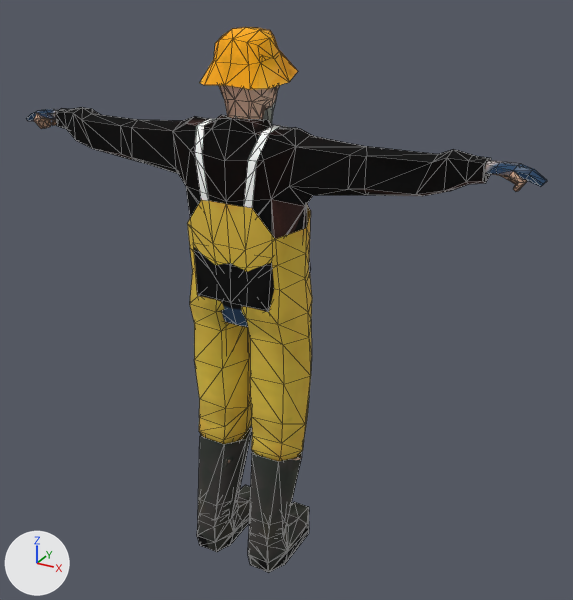
Two versions of the glTF model entities/characters/rig/character.glb, one commit apart.
Both versions are drawn from a 50 mm camera at (1.29, -2.14, 2.06) aimed at (0.1, 0.02, 0.98). Arrows for +X, +Y and +Z are at lower left; the lights stay in place. The older version comes first. Mesh edges are drawn as thin lines.

The first picture shows 'Base', 'Nils', 'Vendor'.
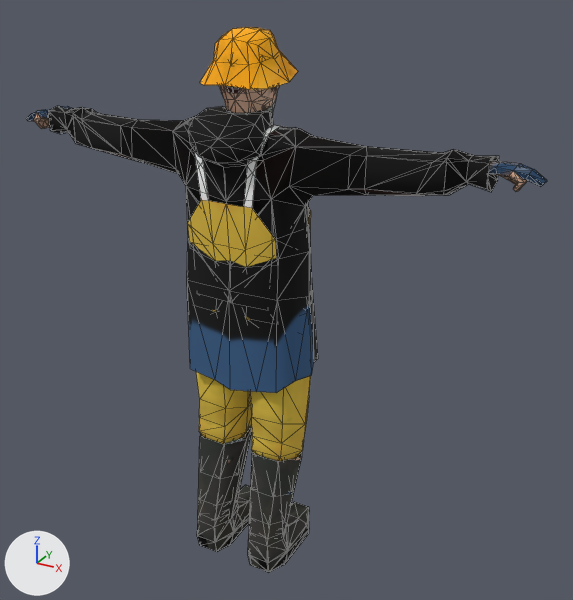
Commit message: Started on a new character mesh

The change, as JSON lines over the scene's bpy script:
```json
{"op": "add", "block": "me_base_mesh_002", "code": ["me_base_mesh_002 = bpy.data.meshes.new('base_mesh.002')", "me_base_mesh_002.from_pydata(...)  # 542 vertices, 996 faces; spans x -0.91..0.91, y -0.25..0.12, z 0.0..1.84", "# faces by material slot: [878, 118]", "me_base_mesh_002.materials.append(mat_base_mat_001)", "me_base_mesh_002.materials.append(mat_nils_mat_001)"]}
{"op": "add", "block": "ob_fisher01", "code": ["ob_fisher01 = bpy.data.objects.new('Fisher01', me_base_mesh_002)", "ob_fisher01.location = (0.0, 0.0, 0.0)"]}
```

Pixel boxes (x1, y1, x2, y2) of what changed, in the pictures (573 x 600 px):
```json
{"object": "Fisher01", "change": "added", "after": [27, 85, 547, 571], "faces in mat_base_mat_001": [27, 106, 547, 571]}
{"object": "Vendor", "change": "unchanged, covered by the edit", "before": [26, 107, 547, 572], "after": [26, 107, 547, 572]}
```
